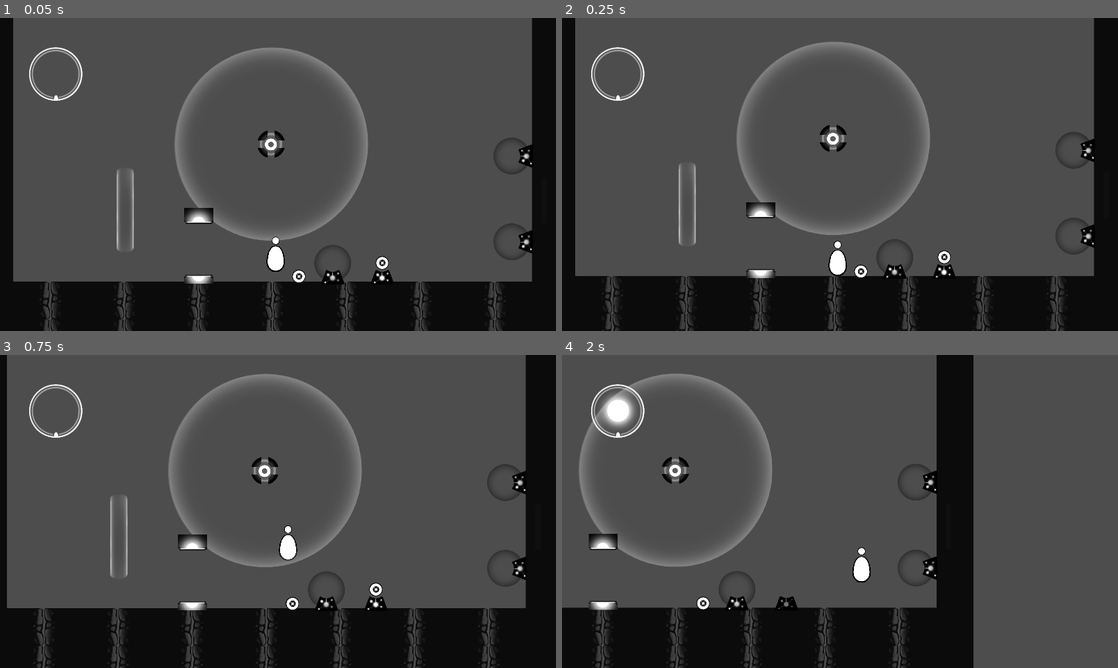
Above: before the commit, frames 1-4 (two rows, left to right).
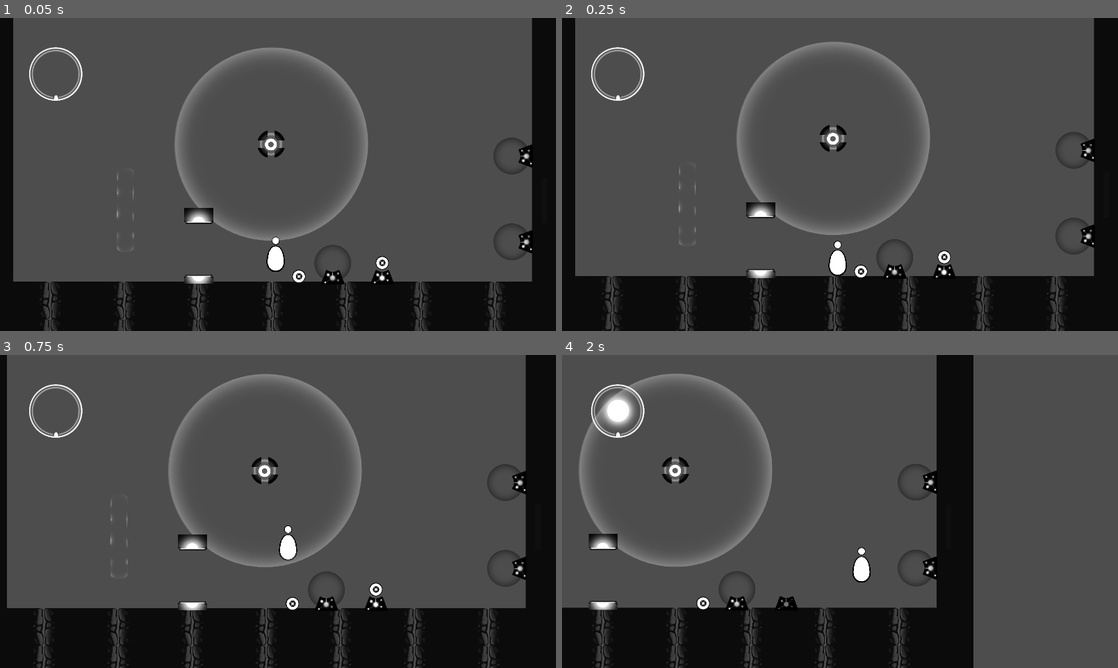
Above: after the commit, the same moments.

Repository: Lukko-Digital/upwell
Game: Godot game, scene res://src/levels/sandbox.tscn
Same seed, same stepped clock (60 frames per second), same inputs: the game is played once before the commit and once after it.
Inputs (mouse positions are in pixels of both pictures, inside the frame that each line leads up to):
- Up to frame 1 (0.05 s): no input
- Up to frame 2 (0.25 s): no input
- Up to frame 3 (0.75 s): move the mouse to (400, 495) at 0.52 s; hold D (right) from 0.53 s (still down); hold Space (jump) from 0.53 s (still down); click (400, 495) at 0.67 s
- Up to frame 4 (2 s): keep holding D (right); move the mouse to (728, 527) at 1.27 s; release Space (jump) at 1.28 s; tap E (interact) at 1.35 s; tap Space (jump) at 1.52, 1.55, 1.82 s

The runs differ from the first frame. In frame 1, 0.2% of the frame differs, in the area x 21-25%, y 48-74%; in frame 2, 0.2%; in frame 3, 0.3%, in the area x 19-23%, y 45-71%; in frame 4, nothing differs.

Commit message:
powered blocker

Diff:
--- a/src/levels/sandbox.tscn
+++ b/src/levels/sandbox.tscn
@@ -10,6 +10,7 @@
 [ext_resource type="PackedScene" uid="uid://chbldv4vsxwky" path="res://src/level_elements/powered_objects/clicker_blocker.tscn" id="8_a7kg3"]
 [ext_resource type="PackedScene" uid="uid://rc5k8wvetpt6" path="res://src/clicker/clicker.tscn" id="9_0e2kt"]
 [ext_resource type="PackedScene" uid="uid://bifs4cy21hluc" path="res://src/level_elements/powered_objects/door.tscn" id="10_0bgab"]
+[ext_resource type="Script" path="res://src/powered_objects/powered_blocker.gd" id="10_h7flu"]
 
 [sub_resource type="RectangleShape2D" id="RectangleShape2D_82j2m"]
 size = Vector2(3628, 20)
@@ -89,12 +90,6 @@
 starts_with_clicker = false
 is_catcher = true
 
-[node name="ClickerBlocker" parent="." instance=ExtResource("8_a7kg3")]
-position = Vector2(-1018, -496)
-
-[node name="CollisionShape2D" type="CollisionShape2D" parent="ClickerBlocker"]
-shape = SubResource("CapsuleShape2D_nghfi")
-
 [node name="ClickerBody" parent="." node_paths=PackedStringArray("home_holder") instance=ExtResource("9_0e2kt")]
 position = Vector2(181, -41)
 home_holder = NodePath("../ClickerHolder")
@@ -107,3 +102,15 @@
 position = Vector2(-510, -248)
 power_holder = NodePath("../ClickerHolder")
 negative_relationship = true
+
+[node name="PoweredBlocker" type="Node2D" parent="." node_paths=PackedStringArray("blocker", "power_holder")]
+script = ExtResource("10_h7flu")
+blocker = NodePath("ClickerBlocker")
+power_holder = NodePath("../ClickerHolder2")
+negative_relationship = true
+
+[node name="ClickerBlocker" parent="PoweredBlocker" instance=ExtResource("8_a7kg3")]
+position = Vector2(-1018, -496)
+
+[node name="CollisionShape2D" type="CollisionShape2D" parent="PoweredBlocker/ClickerBlocker"]
+shape = SubResource("CapsuleShape2D_nghfi")
--- a/src/powered_objects/clicker_blocker.gd
+++ b/src/powered_objects/clicker_blocker.gd
@@ -11,6 +11,14 @@
 	sprite.scale.x = $CollisionShape2D.shape.radius / DEFAULT_WIDTH
 	sprite.scale.y = $CollisionShape2D.shape.height / DEFAULT_HEIGHT
 
+func enable():
+	set_deferred("monitoring", true)
+	sprite.frame = 0
+
+func disable():
+	set_deferred("monitoring", false)
+	sprite.frame = 1
+
 func _on_body_entered(body: Node2D) -> void:
 	if body is ClickerBody:
 		body.return_to_home()
--- /dev/null
+++ b/src/powered_objects/powered_blocker.gd
@@ -0,0 +1,10 @@
+extends PoweredObjected
+class_name PoweredBlocker
+
+@export var blocker: ClickerBlocker
+
+func power_on():
+    blocker.enable()
+
+func power_off():
+    blocker.disable()
Not shown: 1 places in src/levels/sandbox.tscn that only renumber resources
